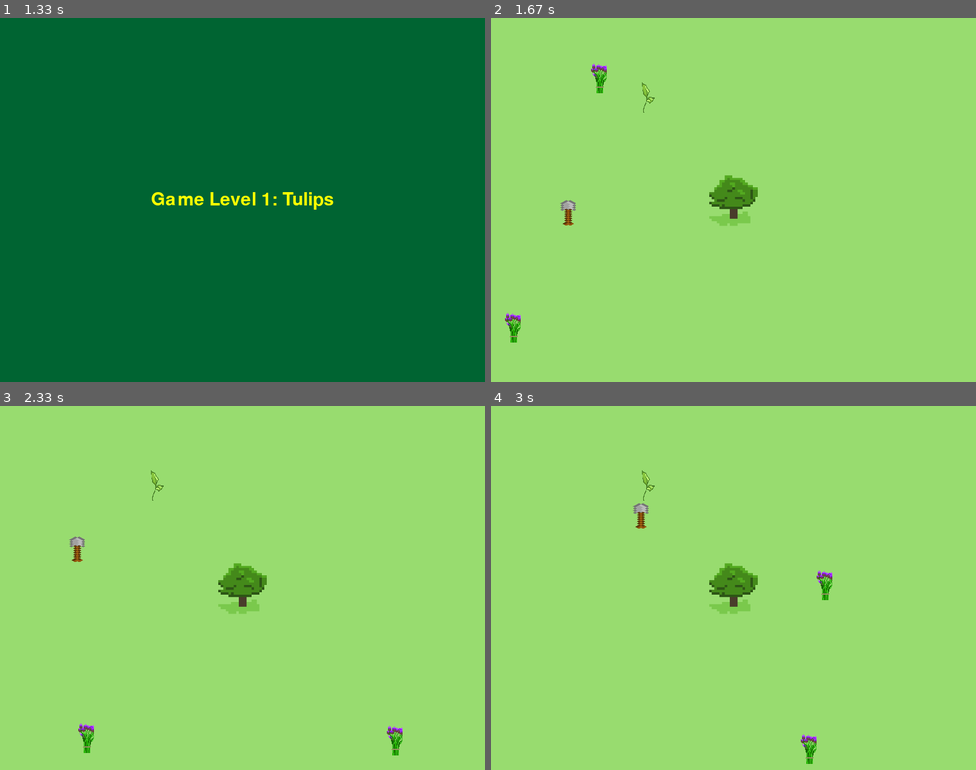
Above: before the commit, frames 1-4 (two rows, left to right).
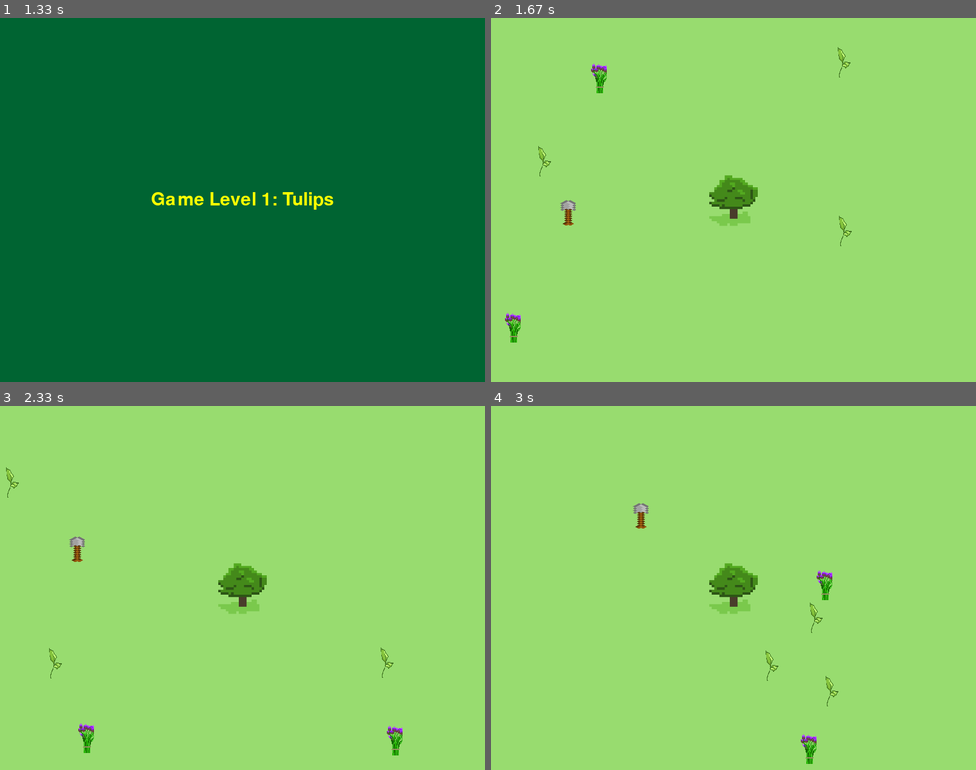
Above: after the commit, the same moments.

Repository: ElizabethOrLizzie/MorningGameDesign
Game: pygame game, started from PygameFiles/FinalProjectGardenGuardian.py
Same seed, same stepped clock (60 frames per second), same inputs: the game is played once before the commit and once after it.
Inputs (mouse positions are in pixels of both pictures, inside the frame that each line leads up to):
- Up to frame 1 (1.33 s): click (242, 167) at 0.38 s
- Up to frame 2 (1.67 s): no input
- Up to frame 3 (2.33 s): hold Up from 2.03 s (still down)
- Up to frame 4 (3 s): release Up at 2.5 s; hold Right from 2.58 s (still down)

Frame 1 is identical in both runs. In frame 2, 0.2% of the frame differs, in the area x 9-75%, y 8-63%; in frame 3, 0.2%; in frame 4, 0.2%.

Commit message:
Look at this one

Diff:
--- a/PygameFiles/FinalProjectGardenGuardian.py
+++ b/PygameFiles/FinalProjectGardenGuardian.py
@@ -551,6 +551,21 @@
     score=0
     old_time = pygame.time.get_ticks()
     Game=True
+    def reset_screen():
+        global fx, fy, wx, wy, flowerbox, weedbox
+        for flowers in flowerlist:
+            fx = random.randint(0, WIDTH-flower.get_width())
+            fy = random.randint(0, HEIGHT-flower.get_height())
+            flowerbox = (fx, fy, flower.get_width(), flower.get_height())
+            pygame.draw.rect(screen, colors.get("grass"), flowerbox)
+            screen.blit(flowers, (fx,fy))
+        for weeds in weedlist:
+            weedbox = (wx, wy, weed.get_width(), weed.get_height())
+            pygame.draw.rect(screen, colors.get("grass"), weedbox)
+            screen.blit(weeds, (wx,wy))
+            wx = random.randint(0, WIDTH-weed.get_width())
+            wy = random.randint(0, HEIGHT-weed.get_height())
+    reset_screen()
     while Game:
         charbox = pygame.Rect(charx,chary,char.get_width(), char.get_height())
         #pygame.draw.rect(screen, colors.get("white"), mountainSquare)
@@ -582,21 +597,18 @@
             #pygame.time.delay(50)
             ytree += ytree
             xtree += xtree
-        f=0
         for flowers in flowerlist:
-            if f == 0:
-                fx = random.randint(0, WIDTH-flower.get_width())
-                fy = random.randint(0, HEIGHT-flower.get_height())
+            fx = random.randint(0, WIDTH-flower.get_width())
+            fy = random.randint(0, HEIGHT-flower.get_height())
             flowerbox = (fx, fy, flower.get_width(), flower.get_height())
             pygame.draw.rect(screen, colors.get("grass"), flowerbox)
             screen.blit(flowers, (fx,fy))
-        f =1
         for weeds in weedlist:
             weedbox = (wx, wy, weed.get_width(), weed.get_height())
             pygame.draw.rect(screen, colors.get("grass"), weedbox)
             screen.blit(weeds, (wx,wy))
-            # wx = random.randint(0, WIDTH-weed.get_width())
-            # wy = random.randint(0, HEIGHT-weed.get_height())
+            wx = random.randint(0, WIDTH-weed.get_width())
+            wy = random.randint(0, HEIGHT-weed.get_height())
         screen.blit(char, (charx,chary))
         pygame.display.update()
         current_time=pygame.time.get_ticks()
